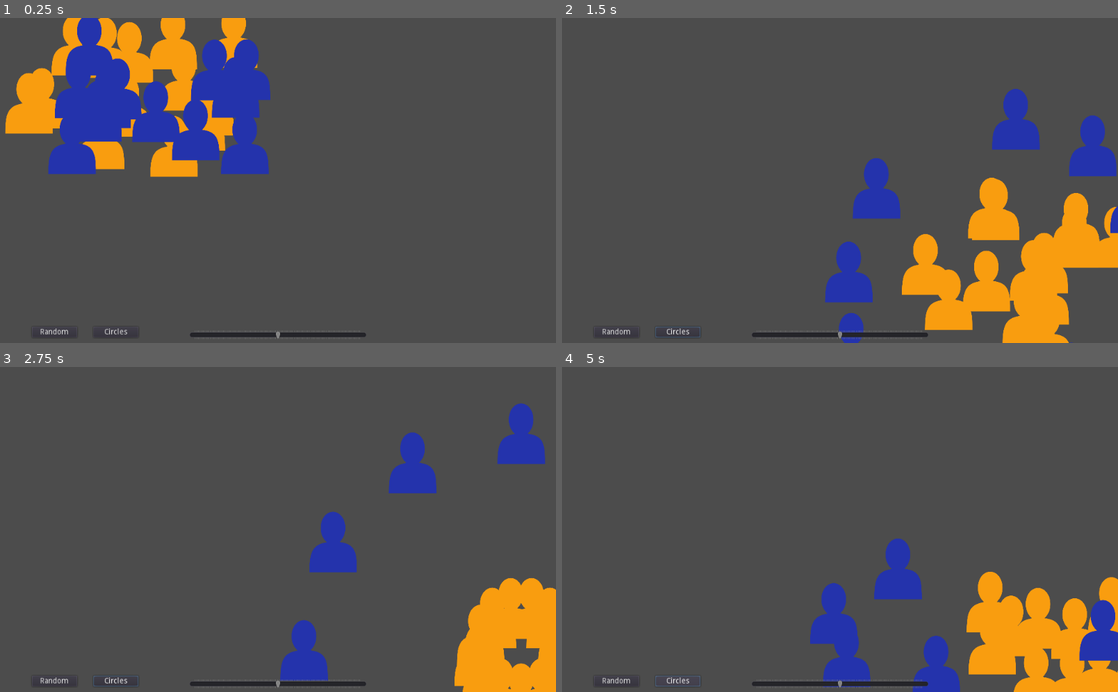
Above: before the commit, frames 1-4 (two rows, left to right).
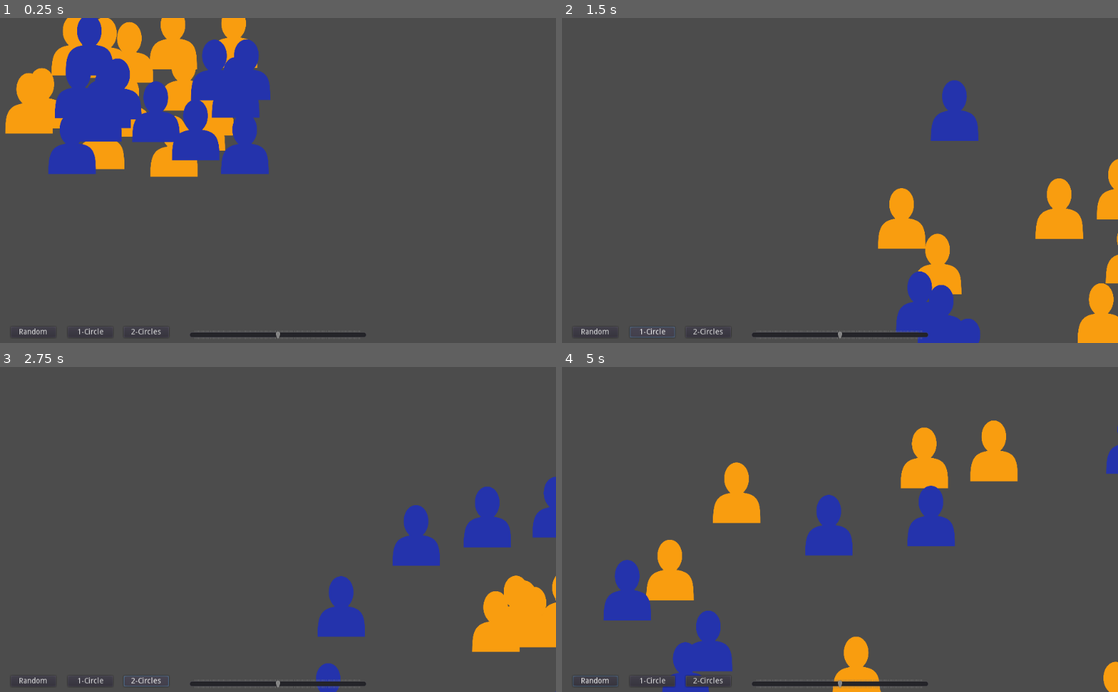
Above: after the commit, the same moments.

Repository: Maaack/Supply-and-Demand-Simulator
Game: Godot game, scene res://Scenes/Main/Main.tscn
Same seed, same stepped clock (60 frames per second), same inputs: the game is played once before the commit and once after it.
Inputs (mouse positions are in pixels of both pictures, inside the frame that each line leads up to):
- Up to frame 1 (0.25 s): no input
- Up to frame 2 (1.5 s): click (678, 333) at 0.5 s, where only the run before the commit has a clickable "Circles"; click (650, 333) at 1.25 s, where only the run after the commit has a clickable "1-Circle"
- Up to frame 3 (2.75 s): click (144, 682) at 2 s, where only the run after the commit has a clickable "2-Circles"
- Up to frame 4 (5 s): click "Random" at 2.75 s; click "Random" at 3.5 s; click (678, 682) at 4.25 s, where only the run before the commit has a clickable "Circles"

The runs differ from the first frame. In frame 1, 0.2% of the frame differs, in the area x 3-29%, y 95-98%; in frame 2, 18%; in frame 3, 11%; in frame 4, 20%, in the area x 2-100%, y 16-100%.

Commit message:
INIT-02: Adds buttons for additional layout options.

Diff:
--- a/Scenes/Main/Main.gd
+++ b/Scenes/Main/Main.gd
@@ -6,8 +6,11 @@
 func _on_HSlider_value_changed(value : float):
 	world_2d.update_ratio(value / 100.0)
 
-func _on_CirclesButton_pressed():
-	world_2d.update_layout(world_2d.CharacterLayout.DOUBLE_CIRCLE)
-
 func _on_RandomButton_pressed():
 	world_2d.update_layout(world_2d.CharacterLayout.RANDOM)
+
+func _on_OneCircleButton_pressed():
+	world_2d.update_layout(world_2d.CharacterLayout.CIRCLE)
+
+func _on_TwoCirclesButton_pressed():
+	world_2d.update_layout(world_2d.CharacterLayout.DOUBLE_CIRCLE)
--- a/Scenes/Main/Main.tscn
+++ b/Scenes/Main/Main.tscn
@@ -8,6 +8,7 @@
 anchor_bottom = 1.0
 script = ExtResource( 2 )
 __meta__ = {
+"_edit_horizontal_guides_": [ 569.782 ],
 "_edit_use_anchors_": false
 }
 
@@ -44,26 +45,39 @@
 [node name="RandomButton" type="Button" parent="."]
 anchor_top = 1.0
 anchor_bottom = 1.0
-margin_left = 59.2163
-margin_top = -30.0793
-margin_right = 142.216
-margin_bottom = -10.0793
+margin_left = 20.224
+margin_top = -30.2183
+margin_right = 103.224
+margin_bottom = -10.2183
 text = "Random"
 __meta__ = {
 "_edit_use_anchors_": false
 }
 
-[node name="CirclesButton" type="Button" parent="."]
+[node name="OneCircleButton" type="Button" parent="."]
 anchor_top = 1.0
 anchor_bottom = 1.0
-margin_left = 171.537
-margin_top = -29.6074
-margin_right = 254.537
-margin_bottom = -9.60742
-text = "Circles"
+margin_left = 124.868
+margin_top = -30.2183
+margin_right = 207.868
+margin_bottom = -10.2183
+text = "1-Circle"
+__meta__ = {
+"_edit_use_anchors_": false
+}
+
+[node name="TwoCirclesButton" type="Button" parent="."]
+anchor_top = 1.0
+anchor_bottom = 1.0
+margin_left = 228.106
+margin_top = -30.2183
+margin_right = 311.106
+margin_bottom = -10.2183
+text = "2-Circles"
 __meta__ = {
 "_edit_use_anchors_": false
 }
 [connection signal="value_changed" from="HSlider" to="." method="_on_HSlider_value_changed"]
 [connection signal="pressed" from="RandomButton" to="." method="_on_RandomButton_pressed"]
-[connection signal="pressed" from="CirclesButton" to="." method="_on_CirclesButton_pressed"]
+[connection signal="pressed" from="OneCircleButton" to="." method="_on_OneCircleButton_pressed"]
+[connection signal="pressed" from="TwoCirclesButton" to="." method="_on_TwoCirclesButton_pressed"]
--- a/Scenes/World2D/World2D.gd
+++ b/Scenes/World2D/World2D.gd
@@ -7,7 +7,8 @@
 var character_ratio : float = 0.5
 var character_count : int = 25
 var character_array : Array = []
-var character_layout_setting : int = CharacterLayout.DOUBLE_CIRCLE
+var character_layout_setting : int = CharacterLayout.CIRCLE
+var center_offset : Vector2 = Vector2(960, 520.0)
 
 func set_character_position_to_random(character : BaseCharacter):
 	var new_x : float = rand_range(100.0, 1820.0)
@@ -15,8 +16,7 @@
 	character.move_to(Vector2(new_x, new_y))
 
 func set_character_position_to_circle(character : BaseCharacter):
-	var radius : float = 300.0
-	var center_offset = Vector2(512.0, 300.0)
+	var radius : float = 400.0
 	var character_index = character_array.find(character)
 	if character_index == -1:
 		return
@@ -27,7 +27,6 @@
 func set_character_position_to_double_circle(character : BaseCharacter):
 	var radius : float = 80.0
 	var radius_outer : float = 400.0
-	var center_offset = Vector2(960, 520.0)
 	var character_index = character_array.find(character)
 	if character_index == -1:
 		return
